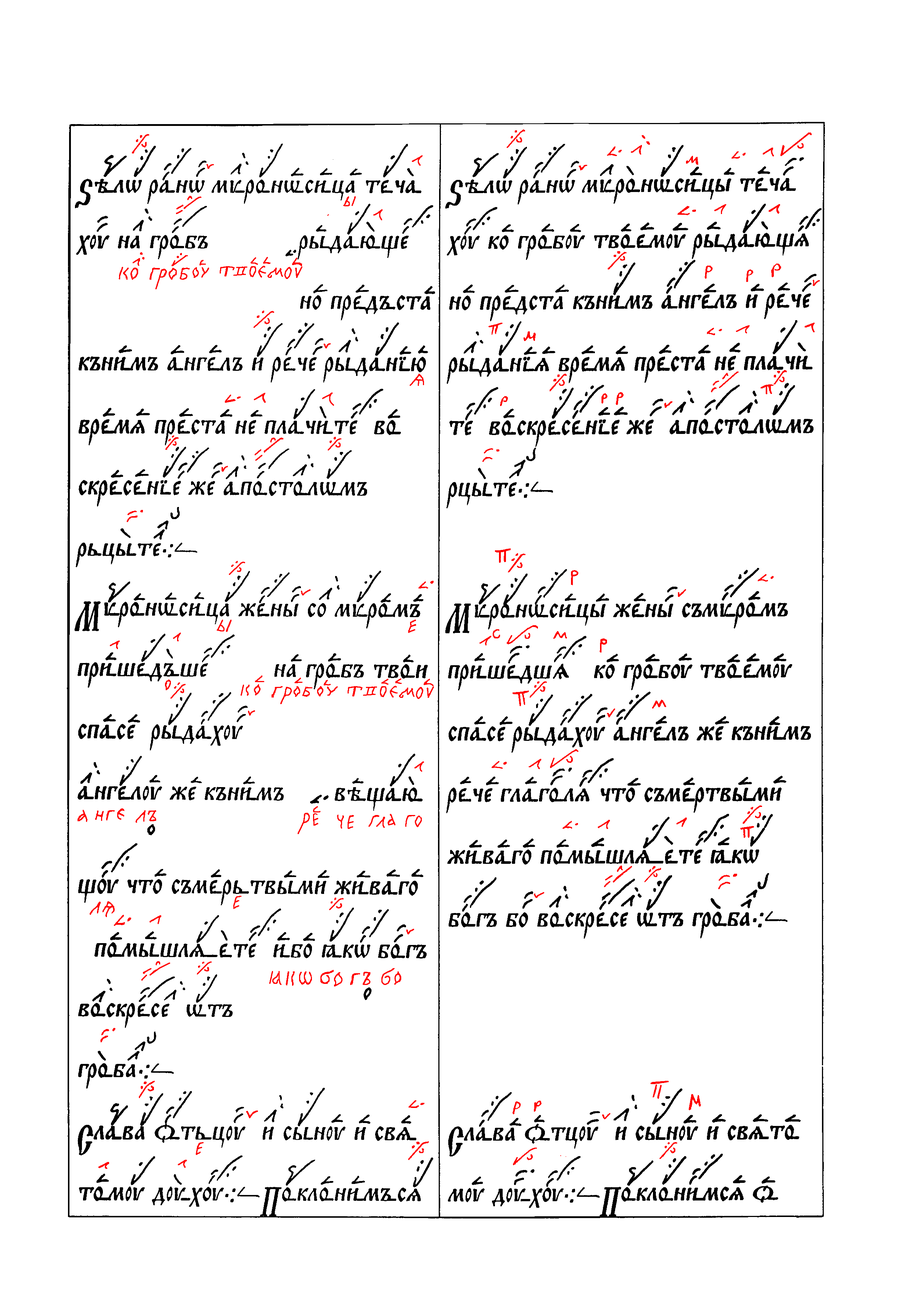
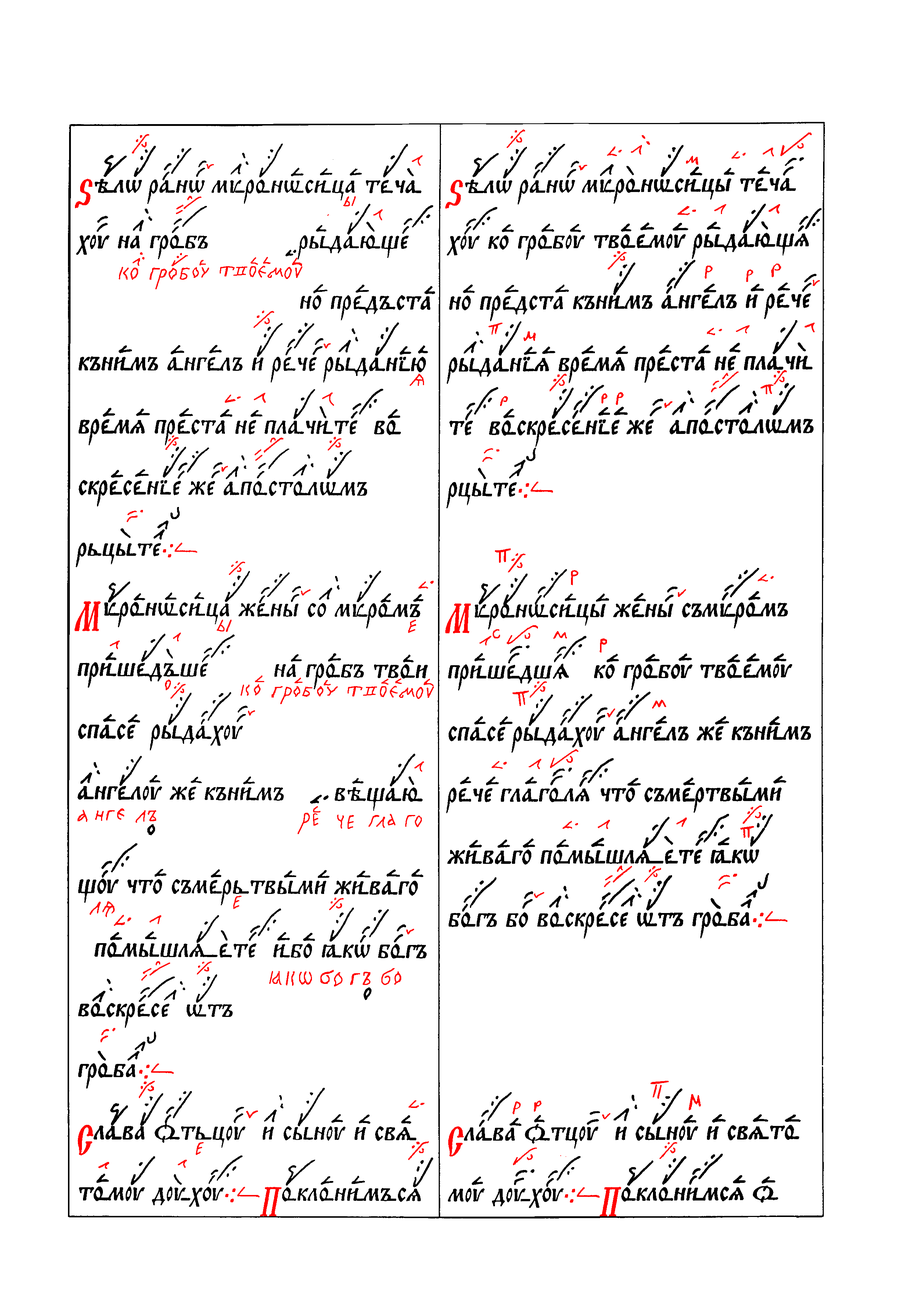
Layers edited between the first and the second (923, 1304) image:
painted on "Червила" over [74, 178, 788, 1218]
painted on "Чернила" over [74, 178, 788, 1218]
